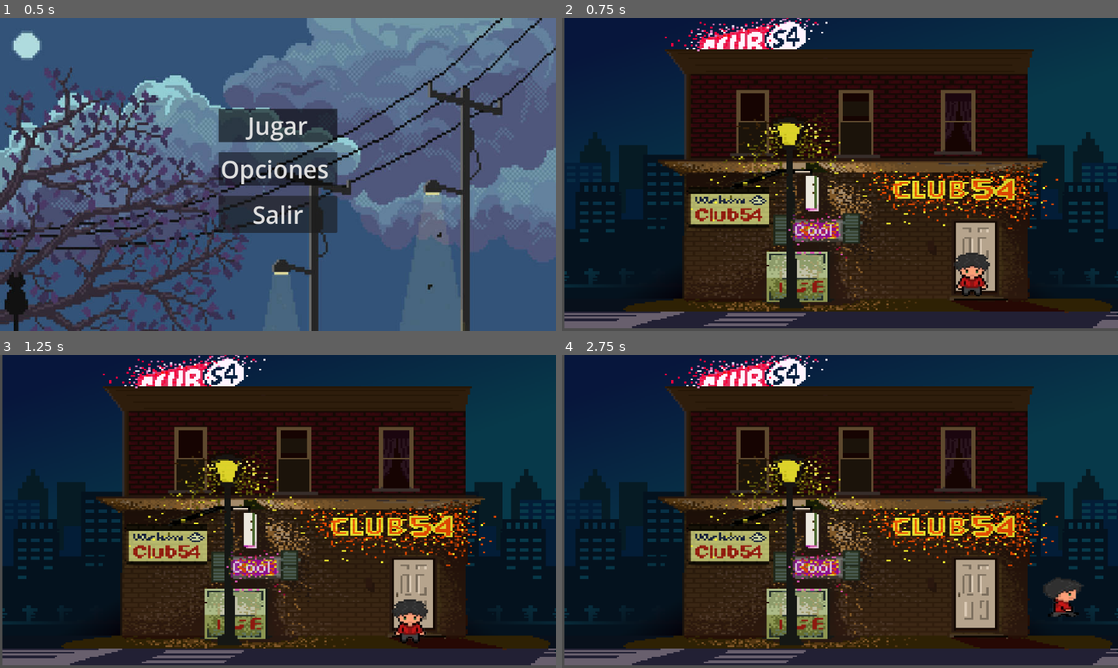
Above: before the commit, frames 1-4 (two rows, left to right).
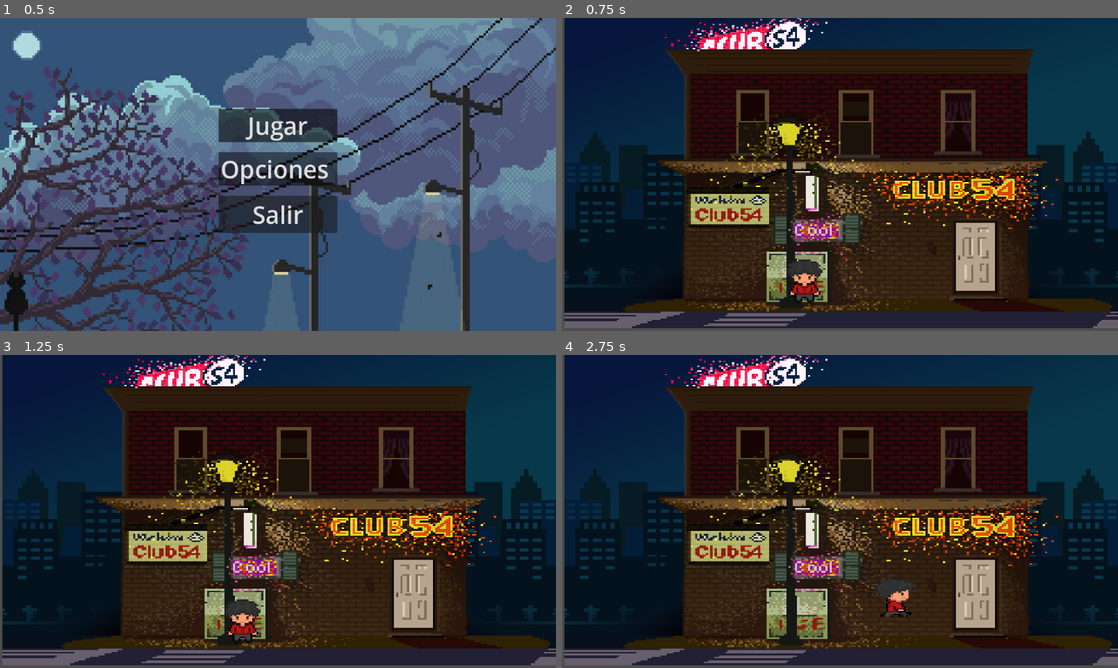
Above: after the commit, the same moments.

Repository: AceLar0523/GAMEJAM-SOMBRAS-DEL-ILLIMANI
Game: Godot game, scene res://Menu de inicio/Escenas/Menu.tscn
The game is run twice, just before and just after one commit, with the same random seed, the same clock (stepped at 60 frames per second) and the same inputs.
Inputs:
- Up to frame 1 (0.5 s): no input
- Up to frame 2 (0.75 s): click "Jugar" at 0.5 s
- Up to frame 3 (1.25 s): no input
- Up to frame 4 (2.75 s): tap Enter (ui_accept) at 1.25, 1.52, 2.27 s; hold Right (ui_right) from 1.28 s (still down)

Frame 1 is identical in both runs. In frame 2, 1.2% of the frame differs, in the area x 40-77%, y 74-92%; in frame 3, 1.2%; in frame 4, 1.1%.

Commit message:
PAREJA POLOLEANDO
ESPOSO DE VIUDA POLOLEANDO CON LA AMANTE XD

Diff:
--- a/Primer_mundo.tscn
+++ b/Primer_mundo.tscn
@@ -31,7 +31,7 @@
 shape = SubResource("RectangleShape2D_omwcv")
 
 [node name="Player" parent="." instance=ExtResource("2_ov74l")]
-position = Vector2(838, 515)
+position = Vector2(491, 529)
 
 [node name="StaticBody2D2" type="StaticBody2D" parent="."]
 
--- a/map1.tscn
+++ b/map1.tscn
@@ -19,4 +19,10 @@
 shape = SubResource("RectangleShape2D_ibjaa")
 
 [node name="Player" parent="." instance=ExtResource("2_ibjaa")]
-position = Vector2(968.4428, 600.0381)
+position = Vector2(491, 529)
+
+[node name="Camera2D" type="Camera2D" parent="."]
+anchor_mode = 0
+zoom = Vector2(2, 2)
+position_smoothing_enabled = true
+rotation_smoothing_enabled = true
--- /dev/null
+++ b/pareja.tscn
@@ -0,0 +1,62 @@
+[gd_scene load_steps=6 format=3 uid="uid://bv1q5a8glt41x"]
+
+[ext_resource type="Texture2D" uid="uid://dnhsva2crs5ec" path="res://Assets_gamejam/pareja/assetpareja-removebg-preview.png" id="1_3pjjk"]
+
+[sub_resource type="RectangleShape2D" id="RectangleShape2D_n76db"]
+size = Vector2(152, 150)
+
+[sub_resource type="Animation" id="Animation_es7kt"]
+resource_name = "pololeando"
+loop_mode = 1
+tracks/0/type = "value"
+tracks/0/imported = false
+tracks/0/enabled = true
+tracks/0/path = NodePath("Sprite2D:frame")
+tracks/0/interp = 1
+tracks/0/loop_wrap = true
+tracks/0/keys = {
+"times": PackedFloat32Array(-0.06666667, 0.13333334, 0.36666667, 0.56666666, 0.8666667, 1.2, 1.6),
+"transitions": PackedFloat32Array(1, 1, 1, 1, 1, 1, 1),
+"update": 1,
+"values": [0, 1, 3, 3, 2, 1, 0]
+}
+
+[sub_resource type="Animation" id="Animation_nvfqr"]
+length = 0.001
+tracks/0/type = "value"
+tracks/0/imported = false
+tracks/0/enabled = true
+tracks/0/path = NodePath("Sprite2D:frame")
+tracks/0/interp = 1
+tracks/0/loop_wrap = true
+tracks/0/keys = {
+"times": PackedFloat32Array(0),
+"transitions": PackedFloat32Array(1),
+"update": 1,
+"values": [2]
+}
+
+[sub_resource type="AnimationLibrary" id="AnimationLibrary_r75kq"]
+_data = {
+&"RESET": SubResource("Animation_nvfqr"),
+&"pololeando": SubResource("Animation_es7kt")
+}
+
+[node name="pareja" type="CharacterBody2D"]
+
+[node name="Sprite2D" type="Sprite2D" parent="."]
+position = Vector2(66, 59.999996)
+scale = Vector2(0.49333337, 0.6751207)
+texture = ExtResource("1_3pjjk")
+hframes = 2
+vframes = 2
+frame = 2
+
+[node name="CollisionShape2D" type="CollisionShape2D" parent="."]
+position = Vector2(66, 65)
+shape = SubResource("RectangleShape2D_n76db")
+
+[node name="AnimationPlayer" type="AnimationPlayer" parent="."]
+libraries = {
+&"": SubResource("AnimationLibrary_r75kq")
+}
Binary file added: Assets_gamejam/pareja/assetpareja-removebg-preview.png
Not shown, added: Assets_gamejam/pareja/assetpareja-removebg-preview.png.import
Not shown: 1 places in Primer_mundo.tscn that only renumber resources
Not shown: 1 places in map1.tscn that only renumber resources
